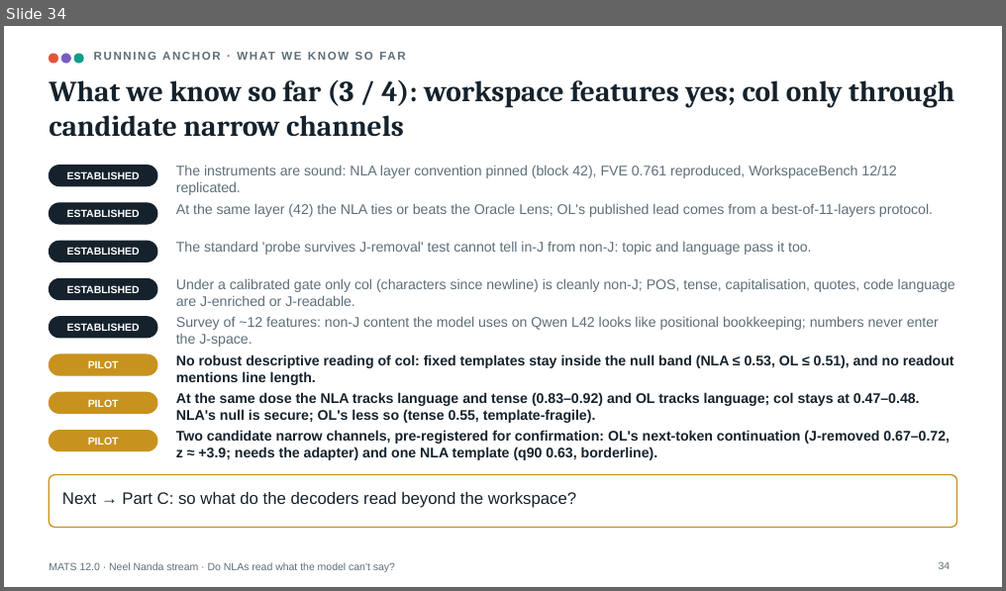
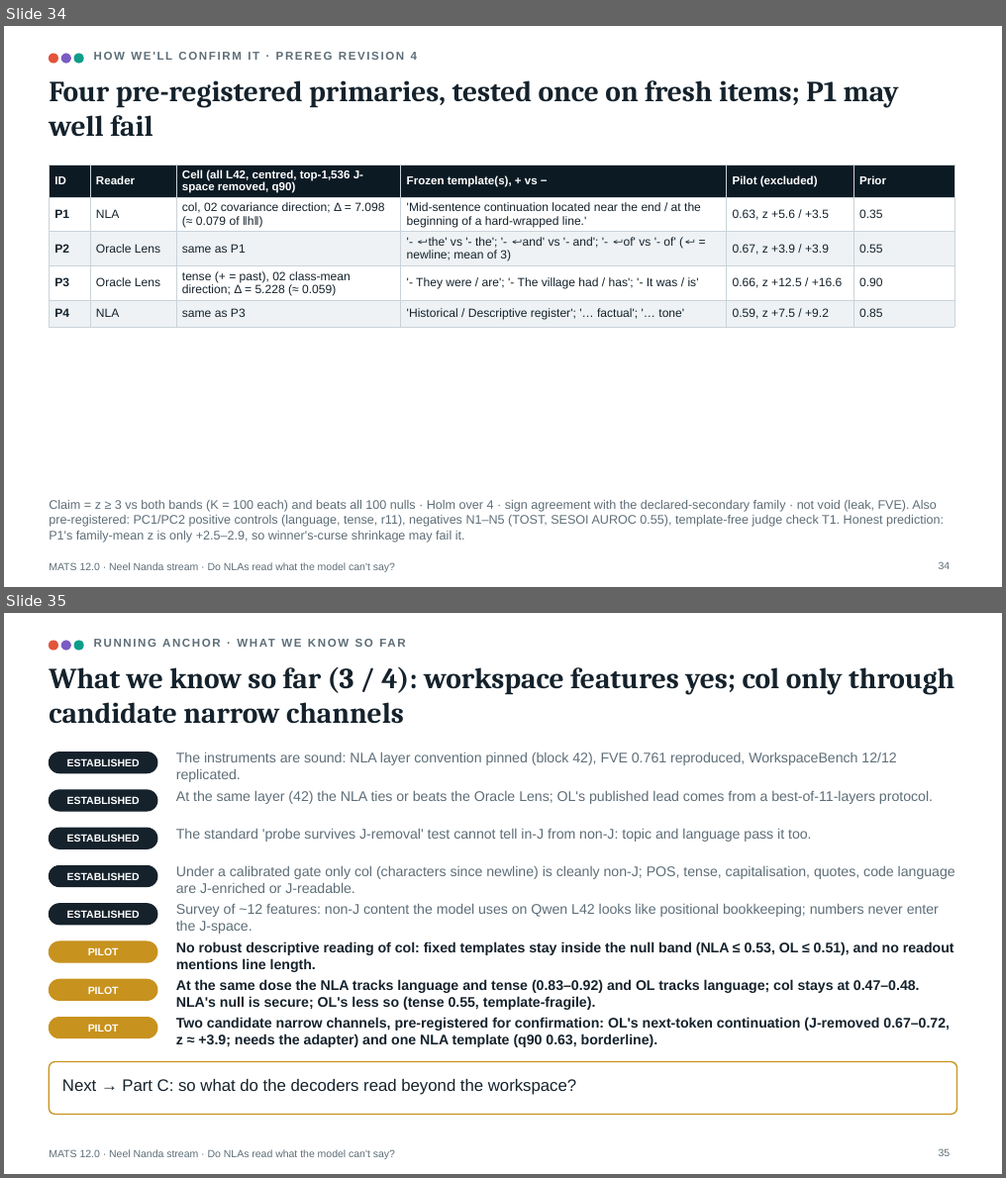
Before and after one commit to Jarus77/mats-nla-workspace, a slide deck: deck/mats_nla_workspace.pptx. Shown one above the other, each under a label of ours: slide 34 before the commit, slides 34 and 35 after it. The pictures are 1006x591 and 1006x1178 pixels, drawn with LibreOffice and Linux fonts; fonts in the diff are those of the drawing. Boxes give left, top, right and bottom in pixels: in the first picture for what was removed or moved away, otherwise in the second. Text is boxed around its words. In the diff, an @@ line names an element or a change of style, - is before the commit and + after.

```diff
--- a/deck/mats_nla_workspace.pptx
+++ b/deck/mats_nla_workspace.pptx
@@ slide 34 added at [4, 26, 1002, 587], background #FFFFFF; not listed: 1 template element that a slide beside it also shows @@
@@ ellipse added at [49, 54, 57, 63], fill #E2553A, outline #E2553A 1 pt @@
@@ ellipse added at [61, 54, 70, 63], fill #7A5BC2, outline #7A5BC2 1 pt @@
@@ ellipse added at [74, 54, 83, 63], fill #0F9D8A, outline #0F9D8A 1 pt @@
@@ text added at [94, 52, 417, 60], 11 pt, text #5E6E78, bold @@
+HOW WE'LL CONFIRM IT · PREREG REVISION 4
@@ title added at [49, 80, 899, 136], 28 pt, text #15222C, bold @@
+Four pre-registered primaries, tested once on fresh items; P1 may well fail
@@ table added at [49, 165, 954, 324], 5 rows, 6 columns @@
+ID | Reader | Cell (all L42, centred, top-1,536 J-space removed, q90) | Frozen template(s), + vs − | Pilot (excluded) | Prior
+P1 | NLA | col, 02 covariance direction; Δ = 7.098 (≈ 0.079 of ‖h‖) | 'Mid-sentence continuation located near the end / at the beginning of a hard-wrapped line.' | 0.63, z +5.6 / +3.5 | 0.35
+P2 | Oracle Lens | same as P1 | '- ↵the' vs '- the'; '- ↵and' vs '- and'; '- ↵of' vs '- of' (↵ = newline; mean of 3) | 0.67, z +3.9 / +3.9 | 0.55
+P3 | Oracle Lens | tense (+ = past), 02 class-mean direction; Δ = 5.228 (≈ 0.059) | '- They were / are'; '- The village had / has'; '- It was / is' | 0.66, z +12.5 / +16.6 | 0.90
+P4 | NLA | same as P3 | 'Historical / Descriptive register'; '… factual'; '… tone' | 0.59, z +7.5 / +9.2 | 0.85
@@ text added at [49, 500, 944, 543], 12 pt, text #5E6E78 @@
+Claim = z ≥ 3 vs both bands (K = 100 each) and beats all 100 nulls · Holm over 4 · sign agreement with the declared-secondary family · not void (leak, FVE). Also pre-registered: PC1/PC2 positive controls (language, tense, r11), negatives N1–N5 (TOST, SESOI AUROC 0.55), template-free judge check T1. Honest prediction: P1's family-mean z is only +2.5–2.9, so winner's-curse shrinkage may fail it.
@@ page number added at [939, 562, 950, 570], 10 pt, text #5E6E78 @@
+34
@@ what was slide 34 is now slide 35 @@
@@ page number at [939, 1149, 950, 1157]: text changed @@
-34
+35
```
Also in this commit, not shown: 13 slides changed, 1 other slide added, 1 slide removed, 51 other files.
